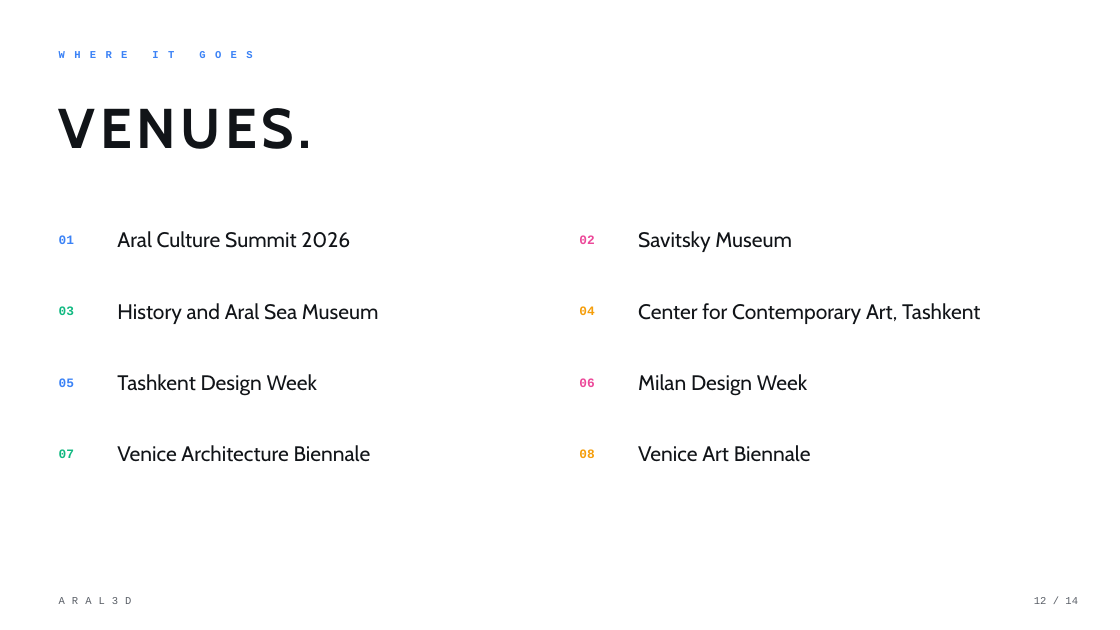
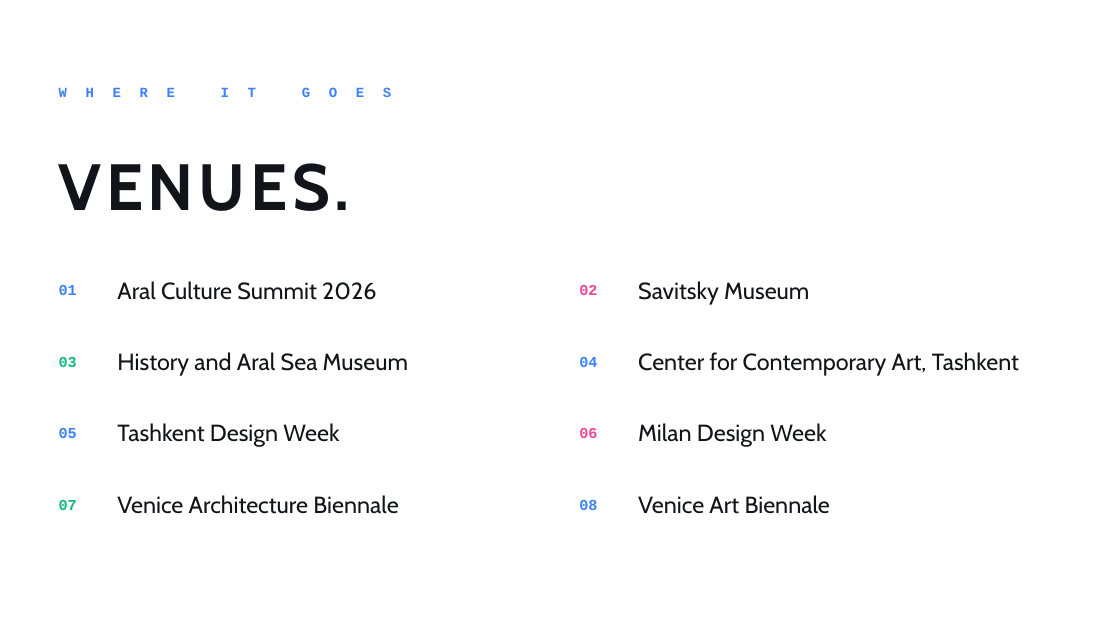
Before and after one commit to timateus/aral3d, a slide deck: slide 12 of public/aral3d-presentation.pptx. Drawn at 1120x630 pixels with LibreOffice and Linux fonts; fonts in the diff are those of the drawing. Boxes give left, top, right and bottom in pixels: in the first picture for what was removed or moved away, otherwise in the second. Text is boxed around its words. In the diff, an @@ line names an element or a change of style, - is before the commit and + after.

```diff
--- a/public/aral3d-presentation.pptx
+++ b/public/aral3d-presentation.pptx
@@ text "WHERE IT GOES": place and size @@
-text "WHERE IT GOES" at [50, 42, 891, 67]
+text "WHERE IT GOES" at [50, 76, 1059, 109]
@@ text "WHERE IT GOES" at [50, 76, 1059, 109]: size 9 to 12 pt, letter spacing 8 to 16 pt @@
@@ text "VENUES.": place and size @@
-text "VENUES." at [59, 108, 312, 149]
+text "VENUES." at [59, 163, 350, 211]
@@ text "VENUES." at [59, 163, 350, 211]: size 48 to 56 pt @@
@@ text "04" at [579, 357, 597, 367]: size 11 to 13 pt, text colour #F59E0B to #3B82F6 @@
@@ size 11 to 13 pt in 6 elements at [59, 285, 77, 295], [579, 285, 597, 295], [59, 357, 77, 367], [59, 428, 77, 438], [579, 428, 597, 438], [59, 500, 77, 510] @@
@@ text "08" at [579, 500, 597, 510]: size 11 to 13 pt, text colour #F59E0B to #3B82F6 @@
@@ 16 texts: place and size @@
-16 texts at [59, 231, 980, 462]
+16 texts at [59, 281, 1019, 514]
@@ size 18 to 20 pt in 8 elements at [117, 281, 376, 300], [638, 281, 809, 305], [117, 352, 408, 376], [638, 352, 1019, 376], [117, 423, 339, 447], [638, 423, 826, 447], [117, 495, 398, 514], [638, 495, 830, 514] @@
@@ text removed at [50, 588, 555, 613] @@
-ARAL3D
@@ text removed at [1034, 597, 1078, 604] @@
-12 / 14
```
Also in this commit, not shown: 9 other slides changed, 5 slides added, 4 slides removed, 16 other files.
